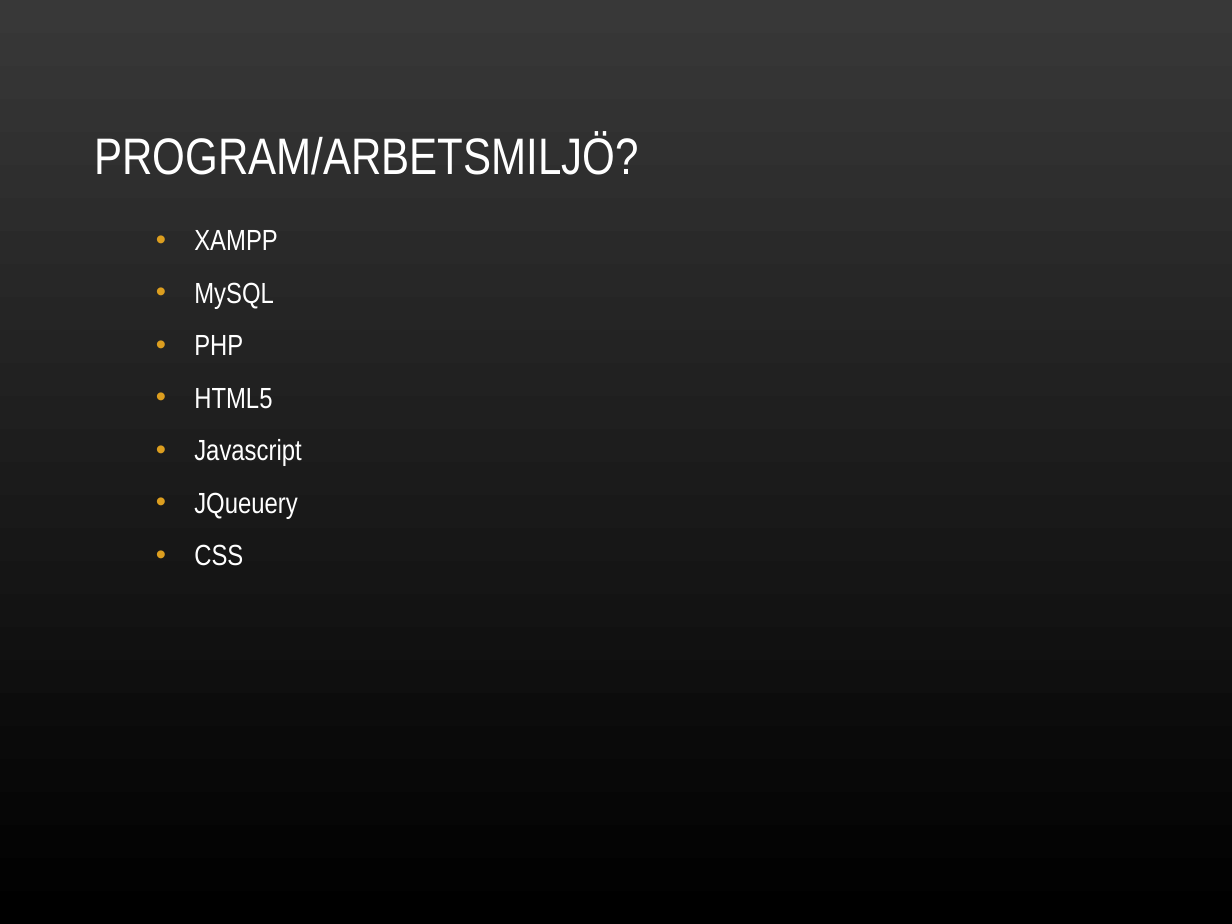
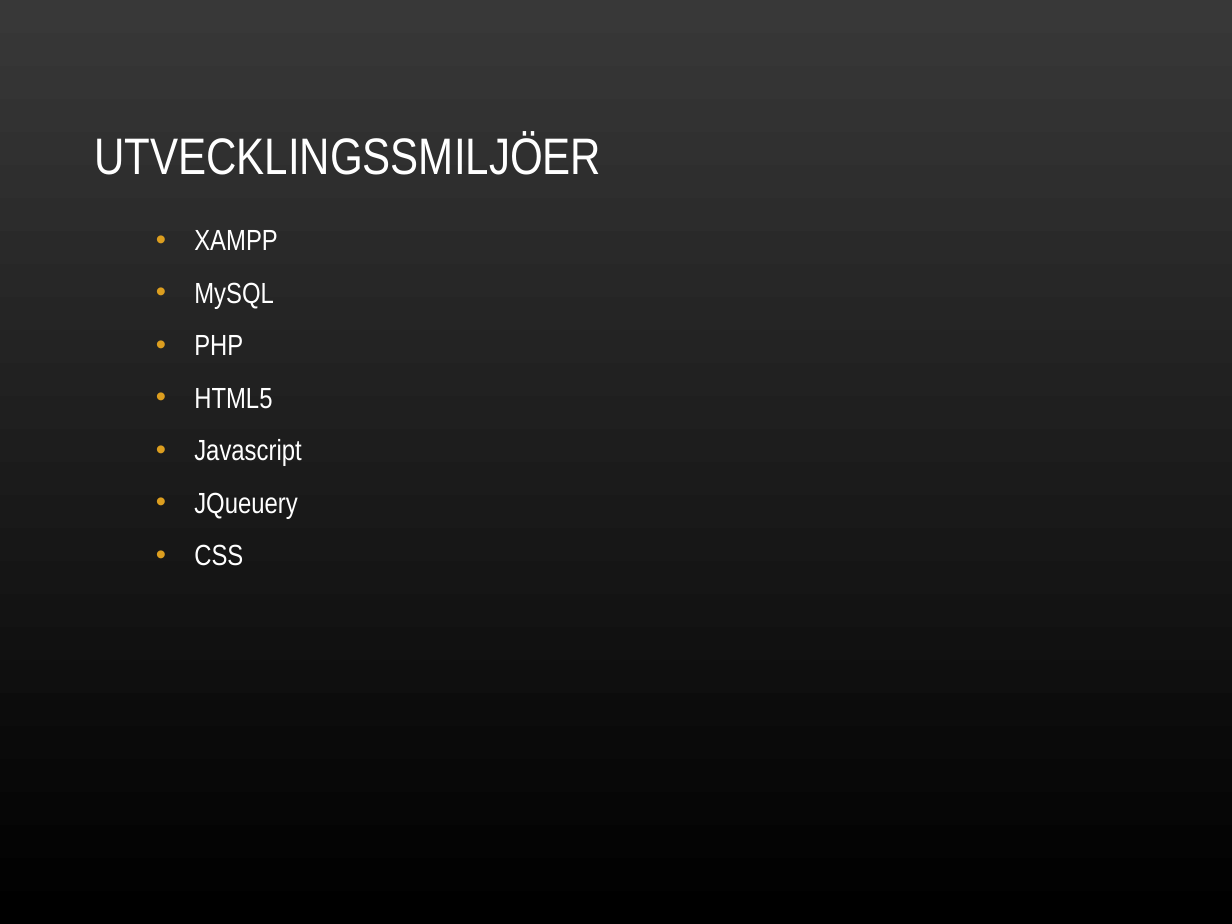
Before and after one commit to nbt11nsn/mobow, a slide deck: slide 5 of dokument/Mobow-slutpresentation.ppt. Drawn at 1232x924 pixels with LibreOffice and Linux fonts; fonts in the diff are those of the drawing; background and template pictures are left out. Boxes give left, top, right and bottom in pixels: in the first picture for what was removed or moved away, otherwise in the second. Text is boxed around its words. In the diff, an @@ line names an element or a change of style, - is before the commit and + after.

```diff
--- a/dokument/Mobow-slutpresentation.ppt
+++ b/dokument/Mobow-slutpresentation.ppt
@@ title at [94, 132, 601, 175]: text changed @@
-PROGRAM/ARBETSMILJÖ?
+UTVECKLINGSSMILJÖER
```
Also in this commit, not shown: 3 other slides changed, 1 slide added, 1 slide removed.
